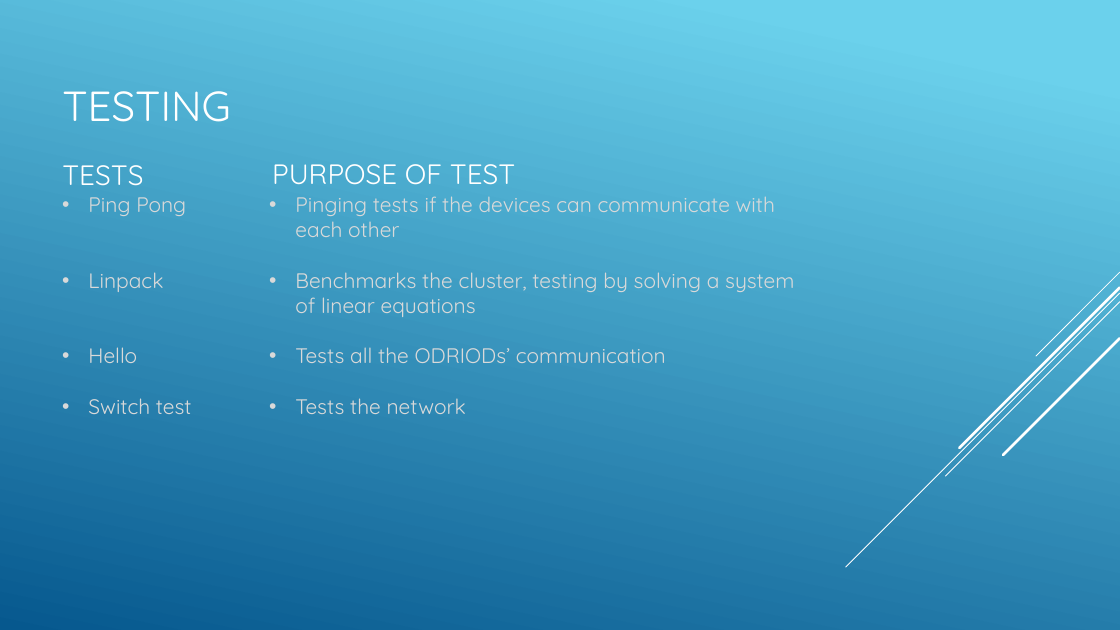
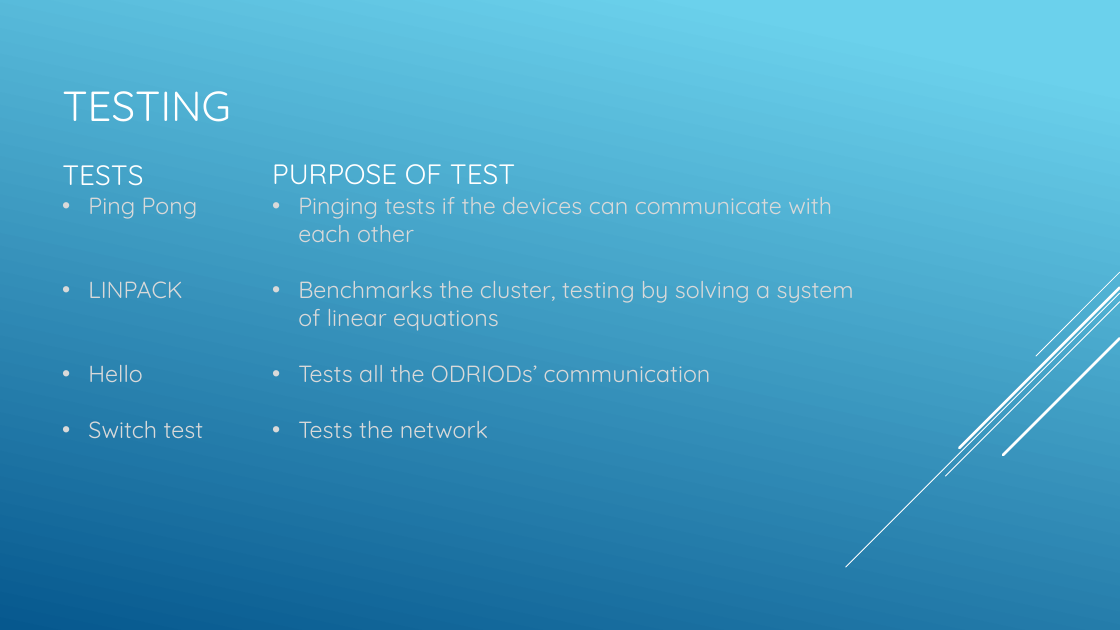
Before and after one commit to SDSMT-CSC464-F15/arm, a slide deck: slide 7 of Documents/ClientPresent2.pptx. Drawn at 1120x630 pixels with LibreOffice and Linux fonts; fonts in the diff are those of the drawing. Boxes give left, top, right and bottom in pixels: in the first picture for what was removed or moved away, otherwise in the second. Text is boxed around its words. In the diff, an @@ line names an element or a change of style, - is before the commit and + after.

Commit message:
Completed Sprint 3 report. Edited some formatting on the client presentation powerpoint

```diff
--- a/Documents/ClientPresent2.pptx
+++ b/Documents/ClientPresent2.pptx
@@ text at <box>88,197,204,438</box>: size 18 to 20 pt in "Ping Pong", "Hello", "Switch test" @@
@@ text "Pinging tests if the devices ..." at <box>298,197,854,438</box>: size 18 to 20 pt @@
@@ text at <box>88,281,182,298</box>: text changed; size 18 to 20 pt @@
-• Linpack
+• LINPACK
```
Also in this commit, not shown: 10 other slides changed, 4 other files.
